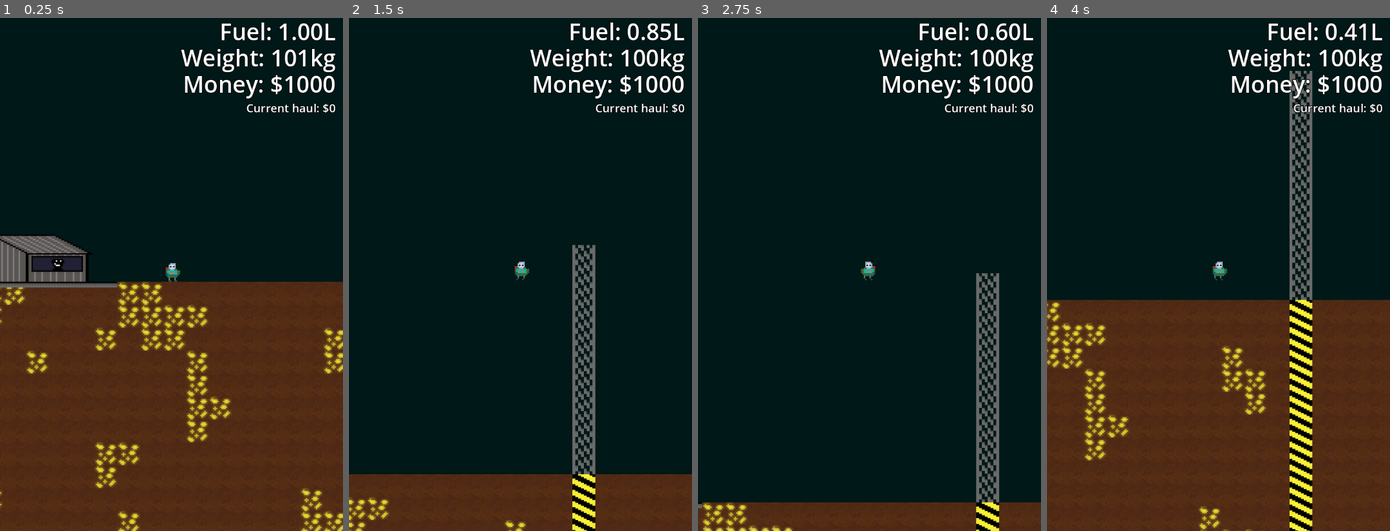
Above: before the commit, frames 1-4 (left to right).
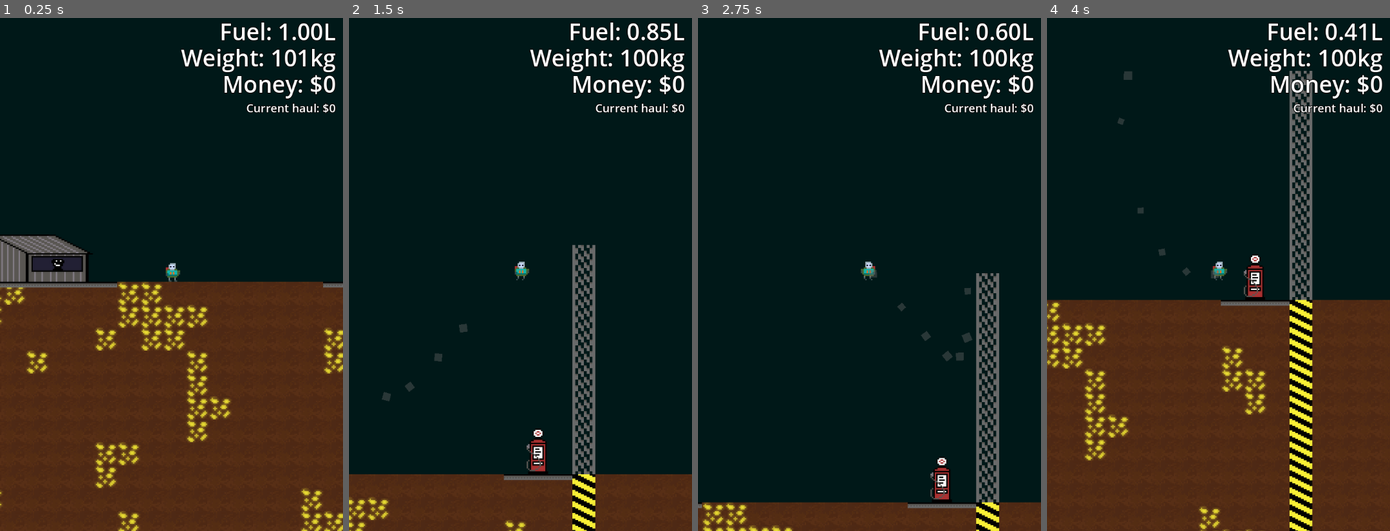
Above: after the commit, the same moments.

Repository: brikr/ludum-dare-57
Game: Godot game, scene res://scenes/main/main.tscn
Same seed, same stepped clock (60 frames per second), same inputs: the game is played once before the commit and once after it.
Inputs (mouse positions are in pixels of both pictures, inside the frame that each line leads up to):
- Up to frame 1 (0.25 s): no input
- Up to frame 2 (1.5 s): tap Enter at 0.5 s; move the mouse to (595, 248) at 0.52 s; hold Space (jump) 0.53-1.28 s; hold D (move_right) from 0.53 s (still down); tap F (interact) at 0.6 s; move the mouse to (451, 300) at 1.27 s; tap Space (jump) at 1.35 s
- Up to frame 3 (2.75 s): tap Space (jump) at 1.52, 1.82 s; tap F (interact) at 1.55, 2.1 s; move the mouse to (903, 161) at 2.02 s; release D (move_right) at 2.03 s; hold A (move_left) from 2.03 s (still down); hold Space (jump) from 2.03 s (still down)
- Up to frame 4 (4 s): move the mouse to (1201, 377) at 2.77 s; release A (move_left) at 2.78 s; release Space (jump) at 2.78 s; hold D (move_right) from 2.78 s (still down); click (1201, 377) at 2.85 s; tap Space (jump) at 3.02, 3.32 s; tap F (interact) at 3.05, 3.6 s; move the mouse to (1321, 351) at 3.52 s; hold Space (jump) from 3.53 s (still down)

The runs differ from the first frame. In frame 1, 0.9% of the frame differs, in the area x 53-100%, y 11-53%; in frame 2, 1.4%; in frame 3, 1.5%, in the area x 49-98%, y 11-96%; in frame 4, 1.5%.
Error before the commit: Invalid access to property or key '(15, -1)' on a base object of type 'Dictionary[Vector2i, Tile]'. (res://scenes/player/player.gd:206)
Error after the commit: Invalid access to property or key '(15, -1)' on a base object of type 'Dictionary[Vector2i, Tile]'. (res://scenes/player/player.gd:208)

Commit message:
refuel

Diff:
--- a/assets/tiles.tres
+++ b/assets/tiles.tres
@@ -43,6 +43,8 @@
 4:5/0/physics_layer_0/polygon_0/points = PackedVector2Array(-8, -4, 8, 4, 8, 8, -8, 8)
 4:5/0/physics_layer_0/polygon_0/one_way = true
 4:6/0 = 0
+5:5/0 = 0
+5:6/0 = 0
 
 [resource]
 physics_layer_0/collision_layer = 1
--- a/project.godot
+++ b/project.godot
@@ -69,7 +69,7 @@
 
 2d_physics/layer_1="world"
 2d_physics/layer_2="player"
-2d_physics/layer_3="shop_interact"
+2d_physics/layer_3="interact"
 
 [rendering]
 
--- /dev/null
+++ b/scenes/gas/gas.gd
@@ -0,0 +1,16 @@
+extends Node2D
+
+var player_present = false
+
+func _process(delta):
+  if Input.is_action_just_pressed("interact") && player_present:
+    GameState.player.refuel()
+
+func _on_player_entered(body: Node2D) -> void:
+  player_present = true
+  $FGlyph.visible = true
+  $FGlyph.play()
+
+func _on_player_exited(body: Node2D) -> void:
+  player_present = false
+  $FGlyph.visible = false
--- /dev/null
+++ b/scenes/gas/gas.tscn
@@ -0,0 +1,64 @@
+[gd_scene load_steps=9 format=4 uid="uid://c8esxak2il3ud"]
+
+[ext_resource type="TileSet" uid="uid://dj57dgaexk3lc" path="res://assets/tiles.tres" id="1_r6ap8"]
+[ext_resource type="Script" uid="uid://b0w0frb8nwsux" path="res://scenes/gas/gas.gd" id="1_wjyab"]
+[ext_resource type="Texture2D" uid="uid://cygxqa4gj3hyi" path="res://assets/f.png" id="3_avo6q"]
+
+[sub_resource type="RectangleShape2D" id="RectangleShape2D_unrk4"]
+size = Vector2(16, 32)
+
+[sub_resource type="AtlasTexture" id="AtlasTexture_7lxhl"]
+atlas = ExtResource("3_avo6q")
+region = Rect2(0, 0, 16, 16)
+
+[sub_resource type="AtlasTexture" id="AtlasTexture_jp048"]
+atlas = ExtResource("3_avo6q")
+region = Rect2(16, 0, 16, 16)
+
+[sub_resource type="AtlasTexture" id="AtlasTexture_ctpgp"]
+atlas = ExtResource("3_avo6q")
+region = Rect2(32, 0, 16, 16)
+
+[sub_resource type="SpriteFrames" id="SpriteFrames_ffd2y"]
+animations = [{
+"frames": [{
+"duration": 1.0,
+"texture": SubResource("AtlasTexture_7lxhl")
+}, {
+"duration": 1.0,
+"texture": SubResource("AtlasTexture_jp048")
+}, {
+"duration": 1.0,
+"texture": SubResource("AtlasTexture_ctpgp")
+}, {
+"duration": 1.0,
+"texture": SubResource("AtlasTexture_jp048")
+}],
+"loop": true,
+"name": &"default",
+"speed": 5.0
+}]
+
+[node name="Gas" type="Node2D"]
+script = ExtResource("1_wjyab")
+
+[node name="SurfaceTileMap" type="TileMapLayer" parent="."]
+tile_map_data = PackedByteArray("AAAFAAcAAAAEAAQAAAAQAAoAAAADAAAAAAARAAoAAAADAAAAAAASAAoAAAADAAAAAAARAAgAAAAFAAUAAAARAAkAAAAFAAYAAAA=")
+tile_set = ExtResource("1_r6ap8")
+
+[node name="Area2D" type="Area2D" parent="."]
+collision_layer = 4
+collision_mask = 2
+
+[node name="CollisionShape2D" type="CollisionShape2D" parent="Area2D"]
+position = Vector2(280, 144)
+shape = SubResource("RectangleShape2D_unrk4")
+
+[node name="FGlyph" type="AnimatedSprite2D" parent="."]
+visible = false
+z_index = 1
+position = Vector2(280, 119)
+sprite_frames = SubResource("SpriteFrames_ffd2y")
+
+[connection signal="body_entered" from="Area2D" to="." method="_on_player_entered"]
+[connection signal="body_exited" from="Area2D" to="." method="_on_player_exited"]
--- a/scenes/main/main.tscn
+++ b/scenes/main/main.tscn
@@ -6,6 +6,7 @@
 [ext_resource type="Script" uid="uid://dwukm0d7mmuhx" path="res://scenes/main/tile_map.gd" id="3_ow5a4"]
 [ext_resource type="PackedScene" uid="uid://c8fpd8kkkwavg" path="res://scenes/shop/shop.tscn" id="4_ow5a4"]
 [ext_resource type="PackedScene" uid="uid://dfowoevuj1o11" path="res://scenes/hud/hud.tscn" id="5_6q06x"]
+[ext_resource type="PackedScene" uid="uid://c8esxak2il3ud" path="res://scenes/gas/gas.tscn" id="5_hujxm"]
 
 [node name="Main" type="Node2D"]
 script = ExtResource("1_6q06x")
@@ -28,6 +29,8 @@
 
 [node name="Shop" parent="." instance=ExtResource("4_ow5a4")]
 
+[node name="Gas" parent="." instance=ExtResource("5_hujxm")]
+
 [node name="Player" parent="." instance=ExtResource("2_iuonh")]
 position = Vector2(150, 152)
 
--- a/scenes/player/player.gd
+++ b/scenes/player/player.gd
@@ -60,7 +60,7 @@
 var haul_weight = 0.0
 ## Bank
 # value of sold items
-var bank_value = 1000.0
+var bank_value = 0.0
 ## Jetpack
 var is_jetpacking = false
 
@@ -137,8 +137,10 @@
       velocity.y = move_toward(velocity.y, -jetpack_speed_limit, get_jetpack_accel())
       # consume fuel
       current_fuel -= jetpack_fuel_efficiency
+      $JetpackExhaust.emitting = true
     else:
       is_jetpacking = false
+      $JetpackExhaust.emitting = false
 
   move_and_slide()
   clamp_to_world()
--- a/scenes/player/player.tscn
+++ b/scenes/player/player.tscn
@@ -355,3 +355,11 @@
 frame = 7
 frame_progress = 0.685338
 centered = false
+
+[node name="JetpackExhaust" type="CPUParticles2D" parent="."]
+emitting = false
+gravity = Vector2(0, 0)
+angular_velocity_max = 334.55
+scale_amount_min = 4.0
+scale_amount_max = 6.0
+color = Color(0.419608, 0.419608, 0.419608, 0.380392)
Binary file changed: assets/tiles.aseprite
Binary file changed: assets/tiles.png
Not shown, added: scenes/gas/gas.gd.uid
Not shown: 1 places in scenes/main/main.tscn that only renumber resources
